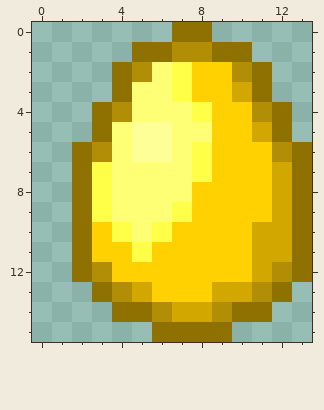
Edited in one commit: pixel-art sprite (textures/easter_eggs_gold_egg.png). This is how it looked before the edit.
The file is 18x18 pixels. The old version is drawn lined up with the new one, on the new canvas.
After the commit:
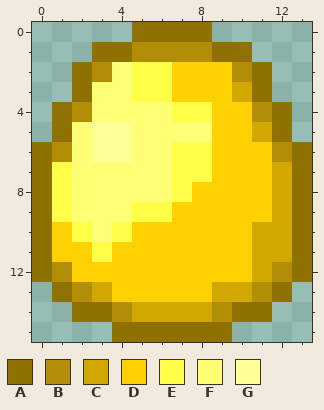
Palette (. is transparent): A #8e7100  B #b28e07  C #d2a700  D #ffd100  E #ffff47  F #ffff76  G #ffff97
Edits made:
canvas 18x18 -> 14x16, the old top-left corner now at -1,-1 (the part of the old canvas that was cut away was empty and is not shown)
Changed rows in their new state; - is an unchanged pixel.
first column x 0:
 0 -----AA-
 1 ---AABB-
 2 --ABFEED
 3 --AFFEED
 4 -ABFF--E
 5 -AFGGFF-
 6 ABFGGFFE
 7 AEFF---E
 8 AEFF---E
 9 AEFF-EED
10 ADEF-DD-
11 ADDE-D--
12 ABDD----
13 -ABCDD--
14 --AABCC-
15 ----AA--
